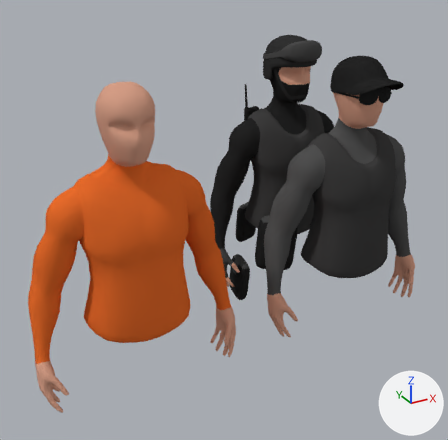
A saved change to the Blender file Blender_Sources/Models/Default/Base_Model.blend.
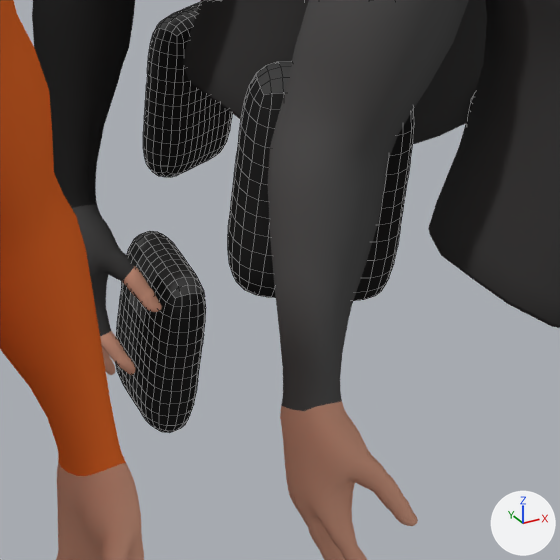
Old and new are each drawn from a camera (50 mm lens) standing at (-40.38, -23.59, 28.56) and looking at (-23.04, 7.95, 12.79) and again close up on the part from 45% to 74% of the width and 46% to 75% of the height. Lighting does not change. The marker at lower right points along +X, +Y and +Z. The close-ups show mesh edges as thin lines.

The scene before the commit, as lines of its bpy script (objects in view):
```python
ob_hero_torso = bpy.data.objects.new('Hero_Torso', me_cube)
ob_hero_torso.location = (-20.0, 0.0, 16.7)
ob_prison_torso = bpy.data.objects.new('Prison_Torso', me_cube_001)
ob_prison_torso.location = (-32.0, 0.0, 16.7)
ob_swat_utilities_001 = bpy.data.objects.new('Swat_Utilities.001', me_cube_002)
ob_swat_utilities_001.location = (-22.89, 6.21, 9.49)
ob_swat_utilities_001.rotation_euler = (0.0, 0.0, -0.436)  # degrees (0, 0, -25)
# also in view: 'Swat_Utilities' at (-20.31, 5.64, 16.09); 'Swat_Torso' at (-20.0, 5.87, 16.66)
```
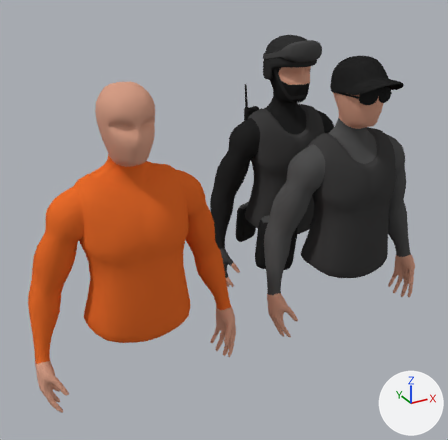
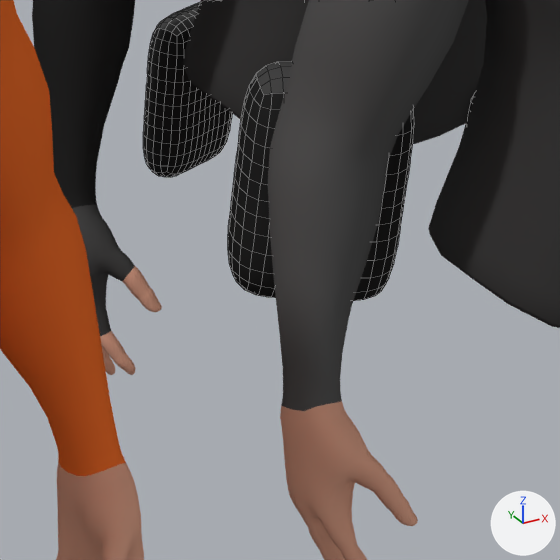
The edits, one by one:
Object 'Swat_Utilities.001' (ob_swat_utilities_001) is deleted.

Location of each change, (x1, y1, x2, y2) in pixels of the close-ups (560 x 560 px):
'Swat_Utilities.001', deleted (black)
    before: (116, 231, 206, 433)
    faces in mat_utilities (black #252525): (116, 240, 206, 433)
    faces in mat_zip (dark grey #494949): (129, 231, 201, 323)
